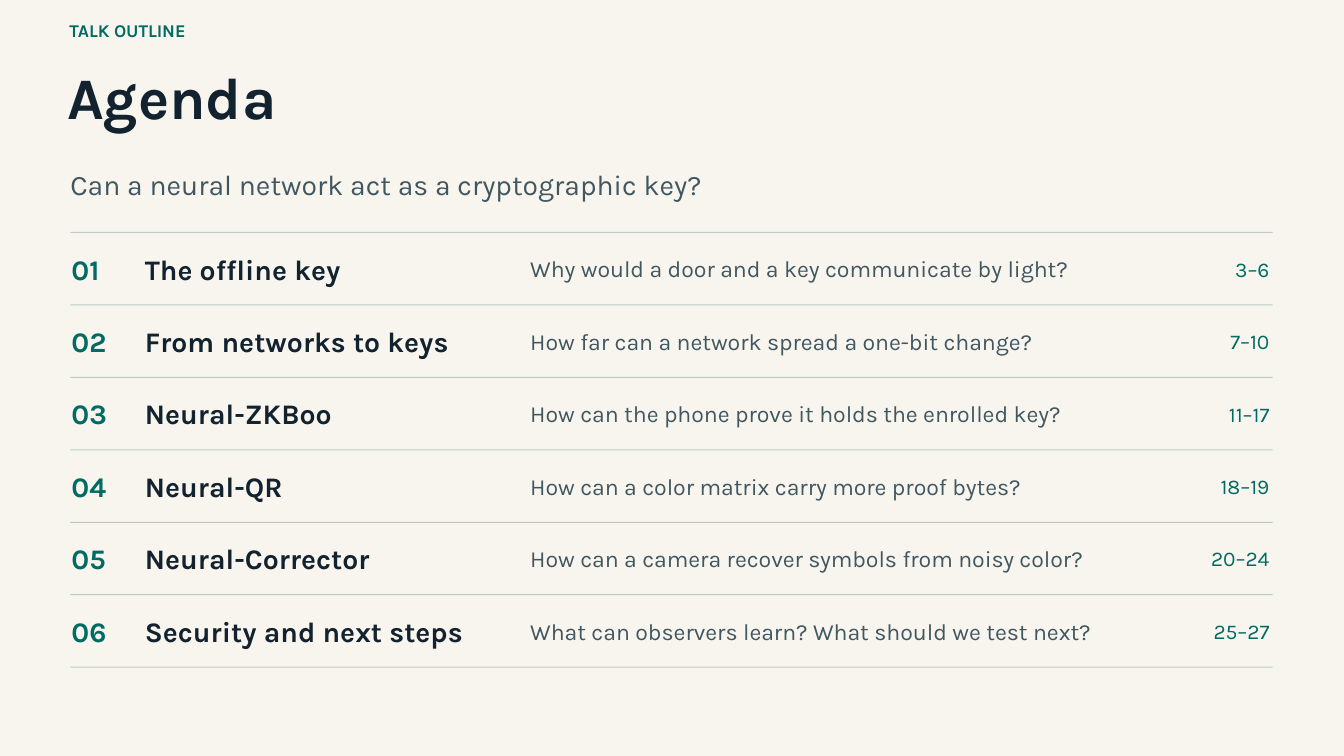
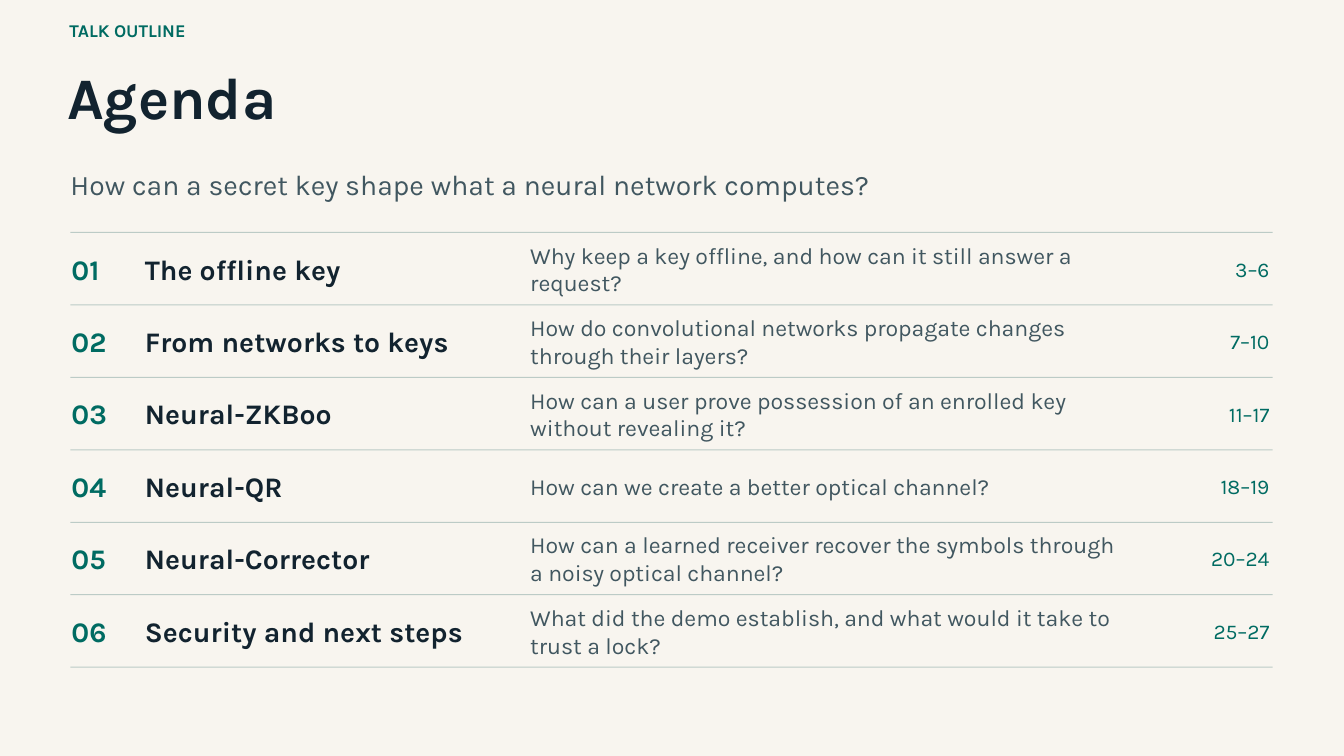
Before and after one commit to magnux/neural_cryptography, a slide deck: slide 2 of docs/presentation/neural-cryptography.pptx. Drawn at 1344x756 pixels with LibreOffice and Linux fonts; fonts in the diff are those of the drawing. Boxes give left, top, right and bottom in pixels: in the first picture for what was removed or moved away, otherwise in the second. Text is boxed around its words. In the diff, an @@ line names an element or a change of style, - is before the commit and + after.

Commit message:
Explain how the key and optical corrector need different neural architectures

```diff
--- a/docs/presentation/neural-cryptography.pptx
+++ b/docs/presentation/neural-cryptography.pptx
@@ text at (70,175,869,202): text changed @@
-Can a neural network act as a cryptographic key?
+How can a secret key shape what a neural network computes?
@@ text at (530,248,1072,297): text changed @@
-Why would a door and a key communicate by light?
+Why keep a key offline, and how can it still answer a request?
@@ text at (530,320,1065,369): text changed @@
-How far can a network spread a one-bit change?
+How do convolutional networks propagate changes through their layers?
@@ text at (530,393,1067,442): text changed @@
-How can the phone prove it holds the enrolled key?
+How can a user prove possession of an enrolled key without revealing it?
@@ text at (530,479,989,501): text changed @@
-How can a color matrix carry more proof bytes?
+How can we create a better optical channel?
@@ text at (530,537,1114,587): text changed @@
-How can a camera recover symbols from noisy color?
+How can a learned receiver recover the symbols through a noisy optical channel?
@@ text at (530,610,1110,655): text changed @@
-What can observers learn? What should we test next?
+What did the demo establish, and what would it take to trust a lock?
```
Also in this commit, not shown: 27 other slides changed, 1 other file.
